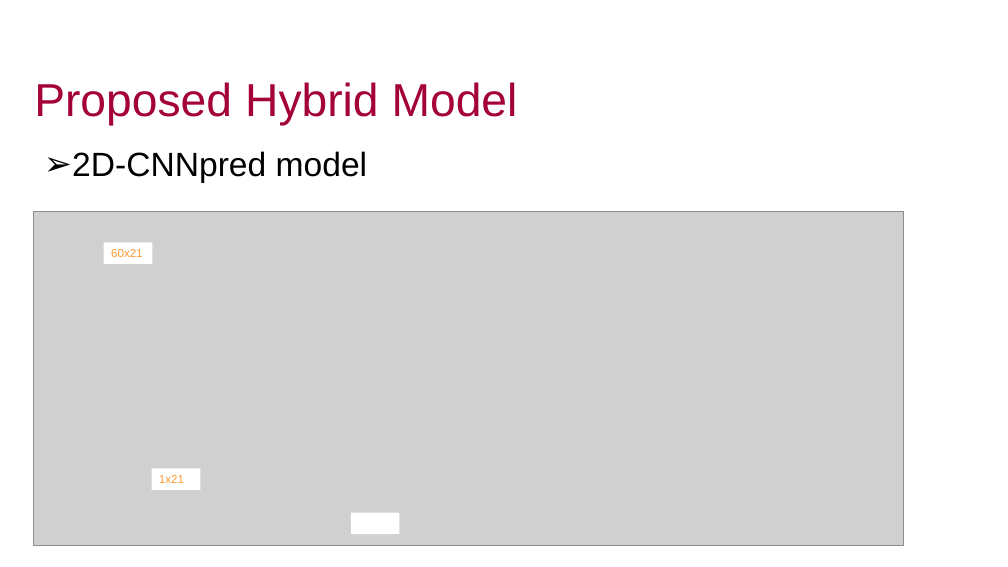
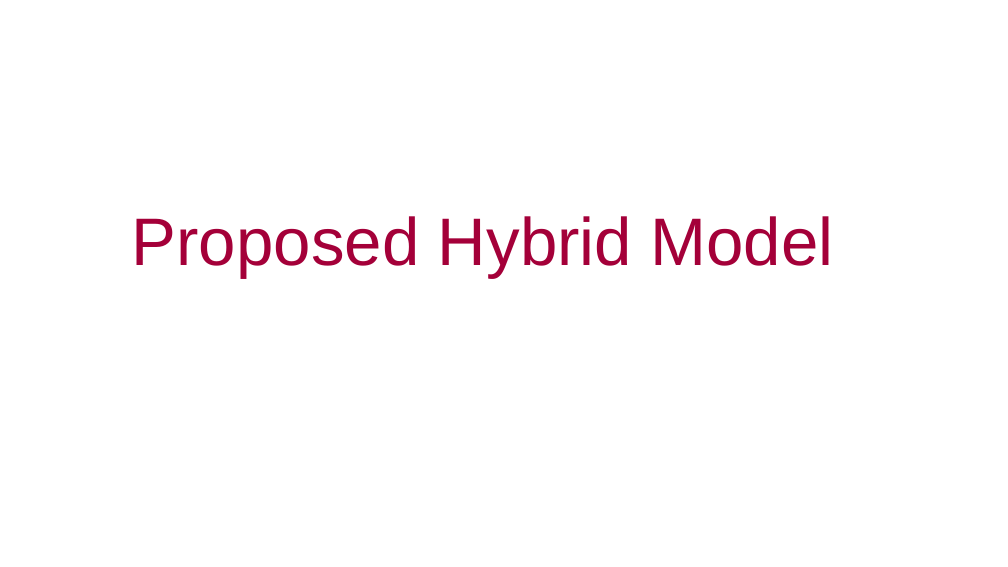
Before and after one commit to j-anne/dissertation-UEL-CN-7000, a slide deck: slide 10 of Thesis_presentation.Unicaf.pptx (slide 12 before the commit). Drawn at 1008x567 pixels with LibreOffice and Linux fonts; fonts in the diff are those of the drawing; grey boxes stand for pictures; background and template pictures are left out. Boxes give left, top, right and bottom in pixels: in the first picture for what was removed or moved away, otherwise in the second. Text is boxed around its words. In the diff, an @@ line names an element or a change of style, - is before the commit and + after.

```diff
--- a/Thesis_presentation.Unicaf.pptx
+++ b/Thesis_presentation.Unicaf.pptx
@@ text removed at box(72, 151, 368, 183) @@
-➢ 2D-CNNpred model
@@ title "Proposed Hybrid Model": place and size @@
-title "Proposed Hybrid Model" at box(34, 82, 518, 126)
+title "Proposed Hybrid Model" at box(132, 216, 834, 278)
@@ title "Proposed Hybrid Model" at box(132, 216, 834, 278): size 44 to 64 pt; alignment left to centre @@
@@ group removed at box(34, 212, 904, 546): 3 rectangles, 1 picture @@
-60x21
-1x21
```
Also in this commit, not shown: 16 other slides changed, 6 slides added, 2 slides removed.
